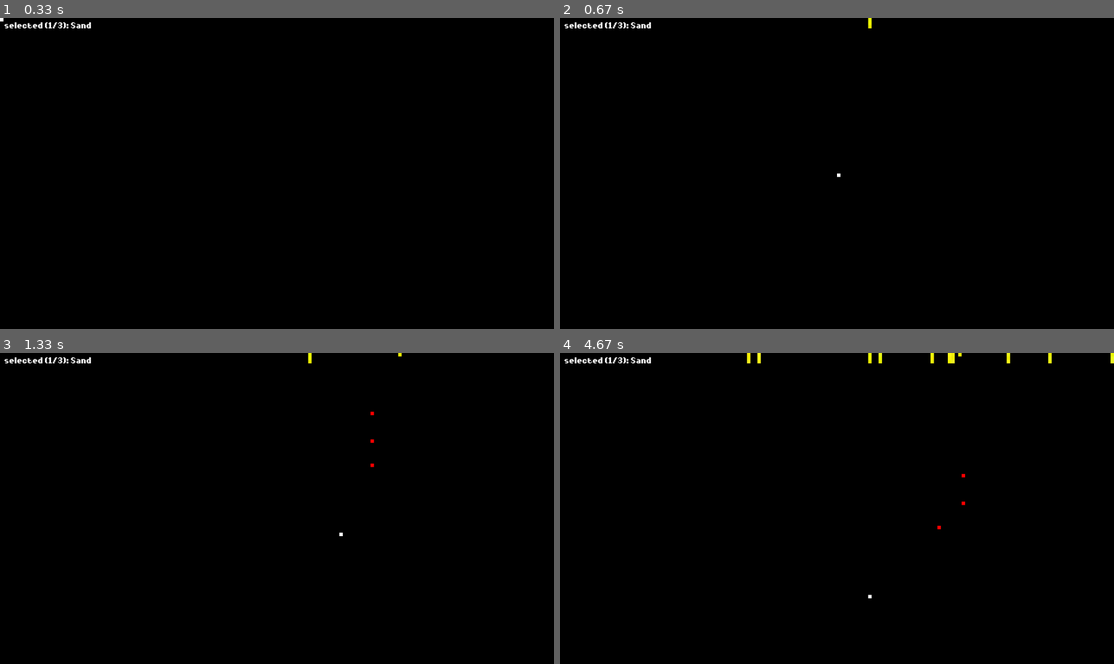
Above: before the commit, frames 1-4 (two rows, left to right).
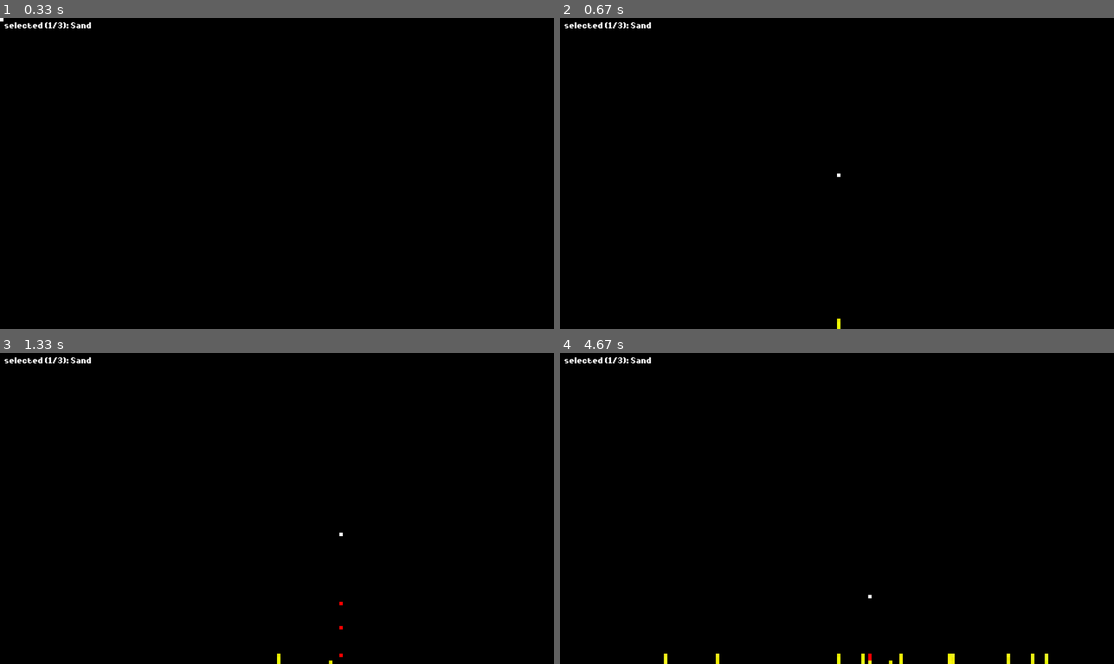
Above: after the commit, the same moments.

Repository: Neptun332/jetmen-revival-pygame
Game: pygame game, started from main.py
Same seed, same stepped clock (60 frames per second), same inputs: the game is played once before the commit and once after it.
Inputs (mouse positions are in pixels of both pictures, inside the frame that each line leads up to):
- Up to frame 1 (0.33 s): no input
- Up to frame 2 (0.67 s): click (837, 173) at 0.38 s
- Up to frame 3 (1.33 s): tap Space at 0.73, 1.03 s; click (332, 576) at 0.75 s; click (343, 536) at 1.22 s
- Up to frame 4 (4.67 s): right-click (837, 545) at 1.55 s; click (1047, 626) at 1.88 s; click (947, 483) at 2.22 s; click (1008, 502) at 2.55 s; click (1030, 570) at 2.88 s; click (859, 496) at 3.22 s; click (715, 452) at 3.55 s; click (953, 468) at 3.88 s; click (665, 527) at 4.22 s; click (870, 595) at 4.55 s

Frame 1 is identical in both runs. In frame 2, less than 0.1% of the frame differs, in the area x 50-57%, y 0-100%; in frame 3, 0.1%; in frame 4, 0.6%, in the area x 18-100%, y 0-100%.

Commit message:
improved calculation of direction

Diff:
--- a/tiles/MovingTile.py
+++ b/tiles/MovingTile.py
@@ -61,10 +61,15 @@
     ):
         # TODO use numpy to speedup
         self.force = [sum(force_dim) for force_dim in zip(force, self.force)]
-        self.force_degrees = math.degrees(math.atan(self.y / self.x))
-        # self.normalized_force = [float(f) / max(self.force) for f in self.force]
+        self.force_degrees = self.calculate_vector_degrees(self.force)
         self.force_magnitude = math.sqrt(sum(f * f for f in self.force))
         self.velocity = int(self.force_magnitude)
+
+    def calculate_vector_degrees(self, vector: Tuple[int, int]):
+        # TODO change this to numpy!
+        if vector[1] == 0:
+            return 1.5 * math.pi
+        return math.degrees(math.atan(vector[0] / vector[1]))
 
     def update_based_on_force(self) -> bool:
         direction = self.translate_normalized_force_to_direction()
@@ -80,8 +85,8 @@
             return False
 
     def translate_normalized_force_to_direction(self) -> Directions:
-        dirs = [Directions.UP, Directions.UP_RIGHT, Directions.RIGHT, Directions.DOWN_RIGHT,
-                Directions.DOWN, Directions.DOWN_LEFT, Directions.LEFT, Directions.UP_LEFT]
+        dirs = [Directions.DOWN, Directions.DOWN_LEFT, Directions.LEFT, Directions.UP_LEFT,
+                Directions.UP, Directions.UP_RIGHT, Directions.RIGHT, Directions.DOWN_RIGHT, ]
         ix = round(self.force_degrees / (360. / len(dirs)))
         return dirs[ix % len(dirs)]
 
